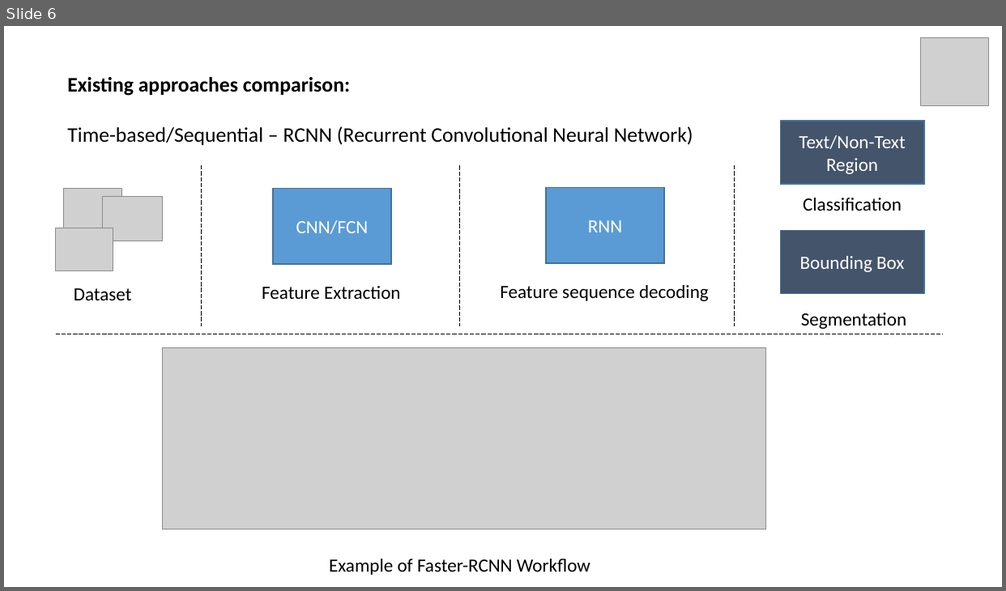
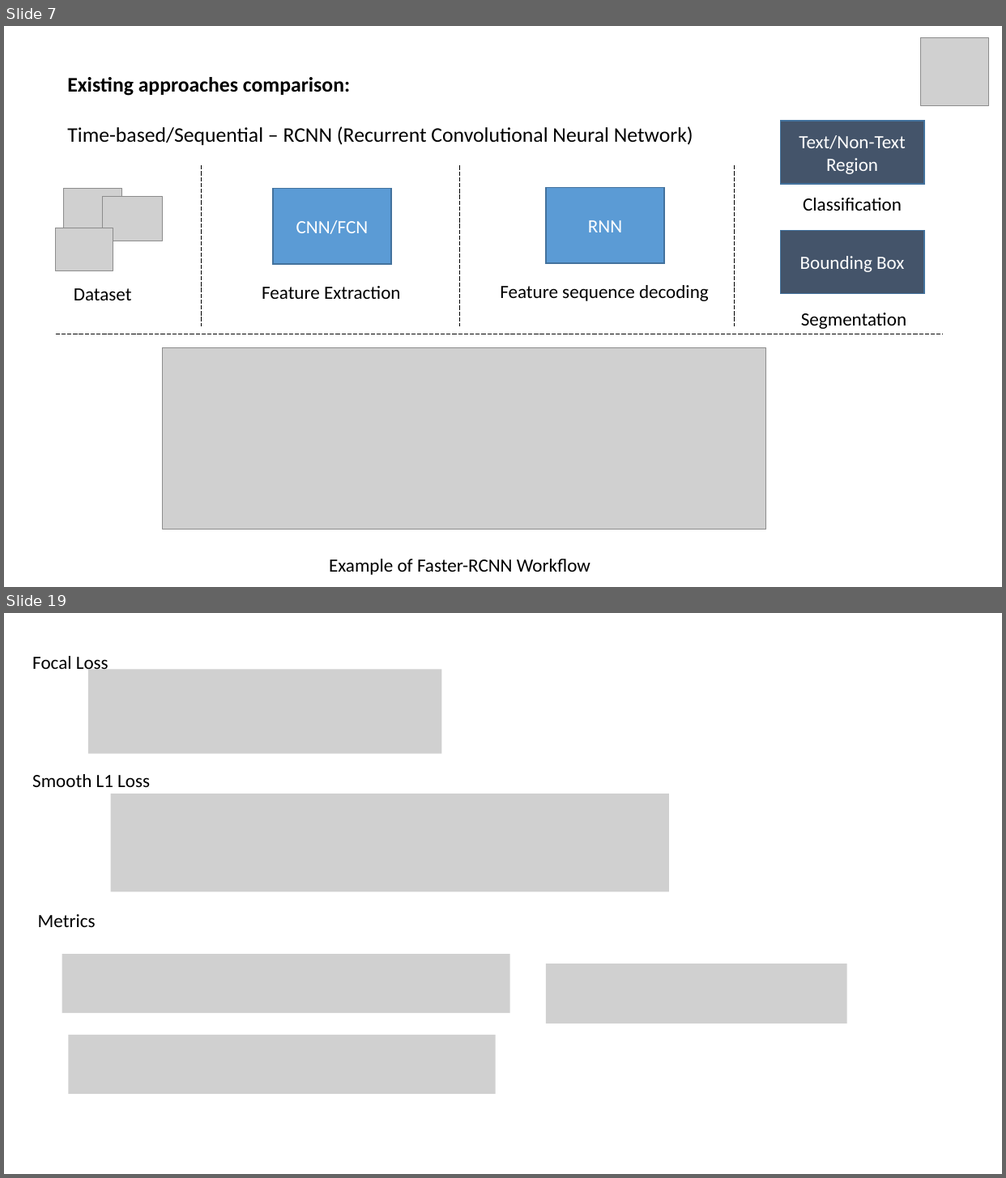
Before and after one commit to GustovalleyTechnovations/Text-Segmentation, a slide deck: Documents/Study/Project_Presentation.pptx. Shown one above the other, each under a label of ours: slide 6 before the commit, slides 7 and 19 after it; the slides between them are not shown. The pictures are 1006x591 and 1006x1178 pixels, drawn with LibreOffice and Linux fonts; fonts in the diff are those of the drawing; grey boxes stand for pictures. Boxes give left, top, right and bottom in pixels: in the first picture for what was removed or moved away, otherwise in the second. Text is boxed around its words. In the diff, an @@ line names an element or a change of style, - is before the commit and + after.

Commit message:
Project ppt and Ref images has been updated.

```diff
--- a/Documents/Study/Project_Presentation.pptx
+++ b/Documents/Study/Project_Presentation.pptx
@@ slide 19 added at <box>4,613,1002,1174</box>, background #FFFFFF @@
@@ text added at <box>32,656,108,675</box>, 18 pt, text #000000 @@
+Focal Loss
@@ picture added at <box>88,669,441,754</box> @@
@@ text added at <box>32,774,150,787</box>, 18 pt, text #000000 @@
+Smooth L1 Loss
@@ picture added at <box>110,794,669,892</box> @@
@@ text added at <box>38,914,96,927</box>, 18 pt, text #000000 @@
+Metrics
@@ picture added at <box>62,954,509,1013</box> @@
@@ picture added at <box>546,964,847,1024</box> @@
@@ picture added at <box>68,1035,496,1094</box> @@
@@ what was slide 6 is now slide 7 @@
```
Also in this commit, not shown: 5 slides changed, 9 other slides added, 9 other files.
